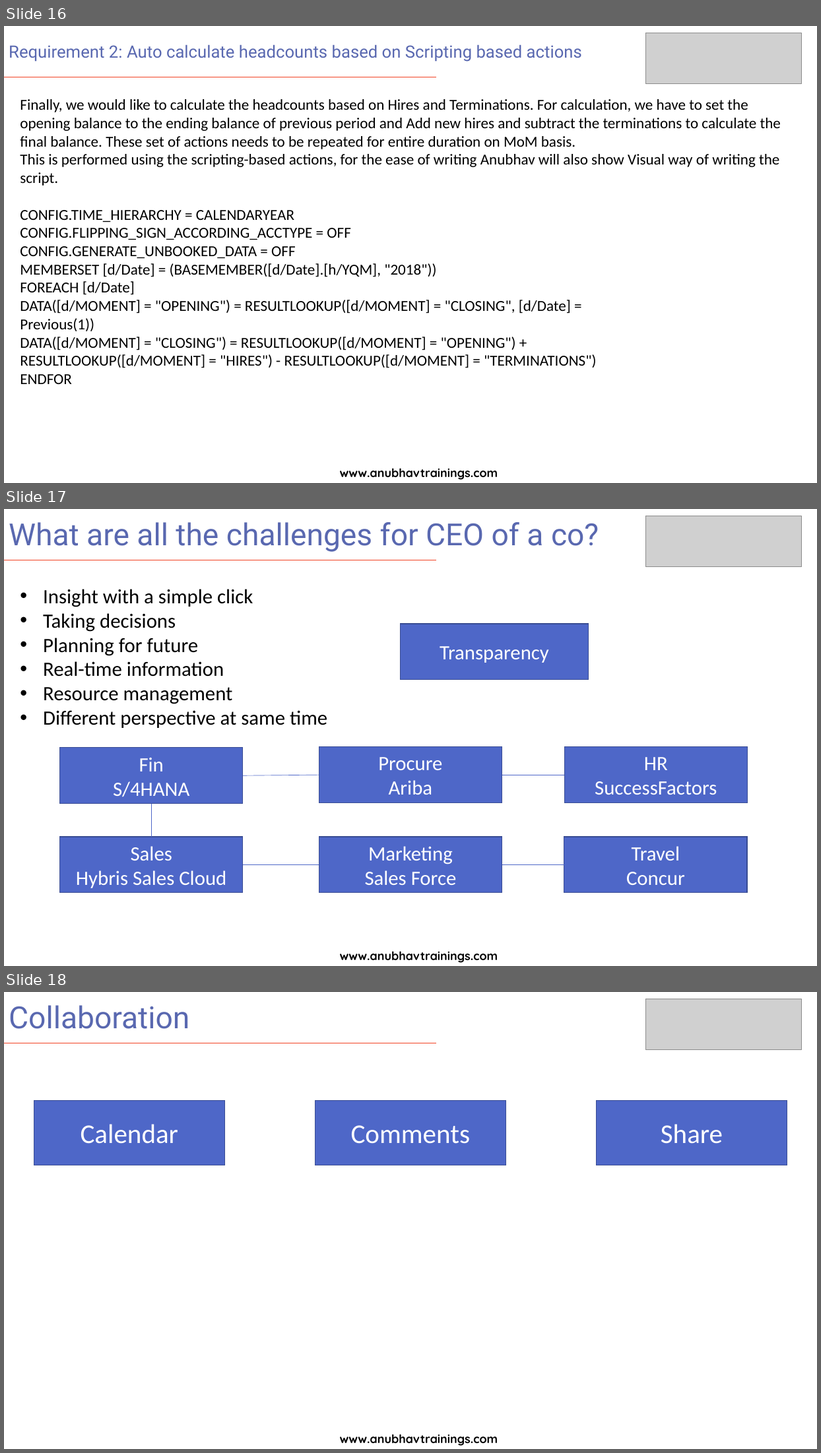
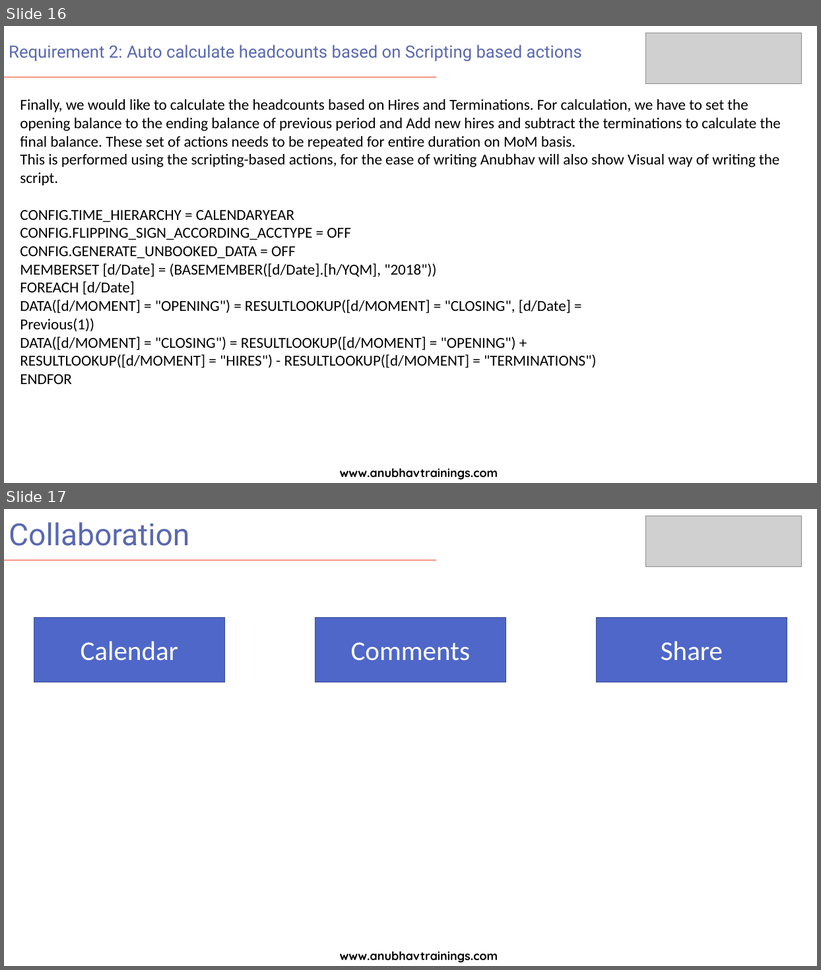
Before and after one commit to soyuztechnologies/SAC_merckgroup, a slide deck: day 9/SAC_Training Day 9.pptx. Shown one above the other, each under a label of ours: slides 16, 17 and 18 before the commit, slides 16 and 17 after it. The pictures are 821x1453 and 821x970 pixels, drawn with LibreOffice and Linux fonts; fonts in the diff are those of the drawing; grey boxes stand for pictures. Boxes give left, top, right and bottom in pixels: in the first picture for what was removed or moved away, otherwise in the second. Text is boxed around its words. In the diff, an @@ line names an element or a change of style, - is before the commit and + after.

```diff
--- a/day 9/SAC_Training Day 9.pptx
+++ b/day 9/SAC_Training Day 9.pptx
@@ slide 17 removed at bbox=[4, 509, 817, 966], background #FFFFFF @@
@@ title removed at bbox=[9, 522, 599, 552] @@
-What are all the challenges for CEO of a co?
@@ picture removed at bbox=[646, 516, 802, 567] @@
@@ line removed from (4, 560) to (436, 560) @@
@@ text removed at bbox=[43, 589, 327, 728] @@
-• Insight with a simple click
-• Taking decisions
-• Planning for future
-• Real-time information
-• Resource management
-• Different perspective at same time
@@ rectangle removed at bbox=[401, 624, 588, 680] @@
-Transparency
@@ rectangle removed at bbox=[60, 748, 243, 804] @@
-Fin
-S/4HANA
@@ rectangle removed at bbox=[319, 747, 502, 803] @@
-Procure
-Ariba
@@ rectangle removed at bbox=[564, 747, 748, 803] @@
-HR
-SuccessFactors
@@ line removed from (243, 776) to (319, 775) @@
@@ line removed from (502, 775) to (564, 775) @@
@@ line removed from (152, 803) to (152, 837) @@
@@ rectangle removed at bbox=[60, 837, 243, 893] @@
-Sales
-Hybris Sales Cloud
@@ rectangle removed at bbox=[319, 837, 502, 893] @@
-Marketing
-Sales Force
@@ rectangle removed at bbox=[564, 837, 748, 893] @@
-Travel
-Concur
@@ line removed from (243, 865) to (319, 865) @@
@@ line removed from (502, 865) to (564, 865) @@
@@ text removed at bbox=[340, 951, 498, 963] @@
-www.anubhavtrainings.com
@@ what was slide 18 is now slide 17 @@
```
Also in this commit, not shown: 15 other slides removed, 12 other files.
